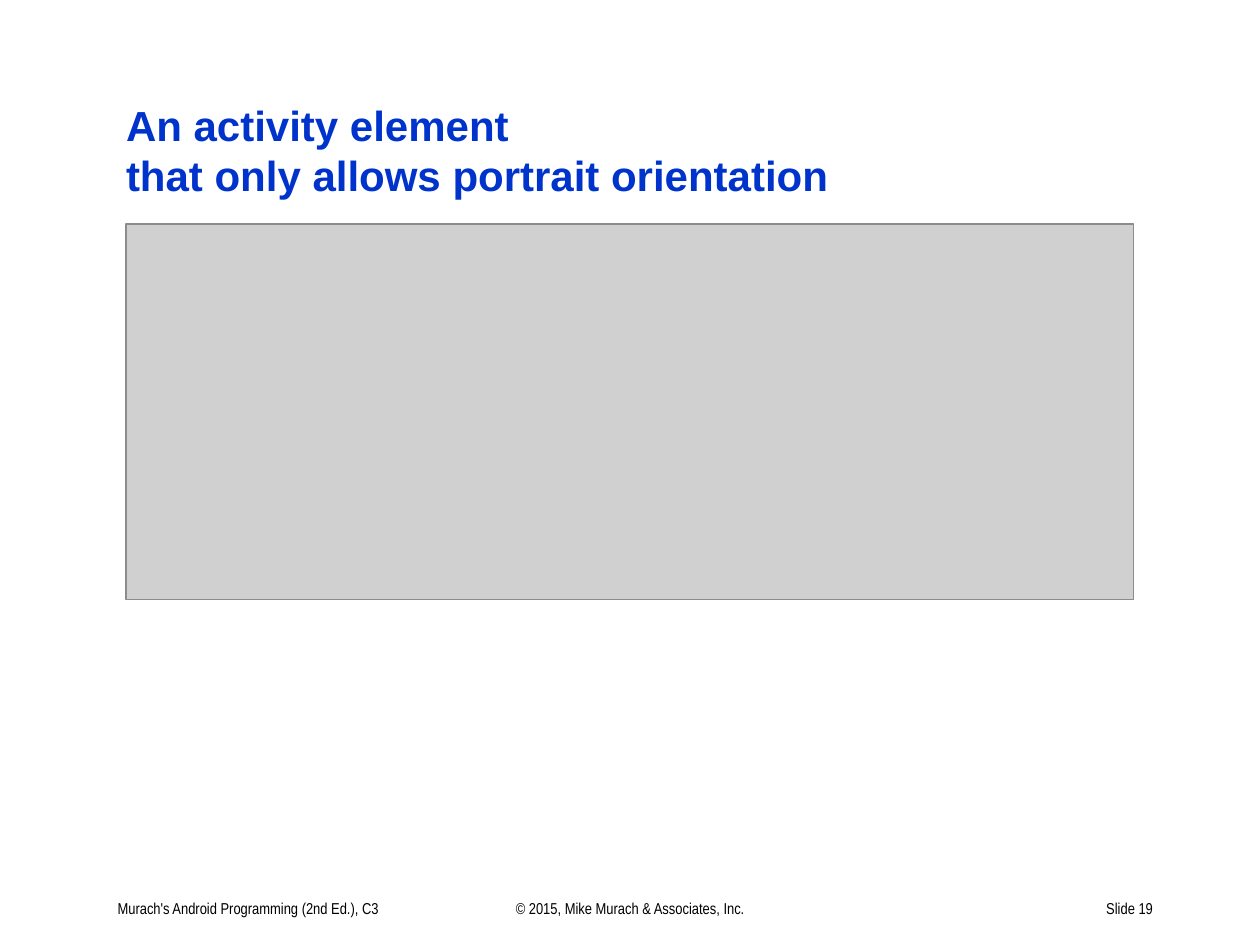
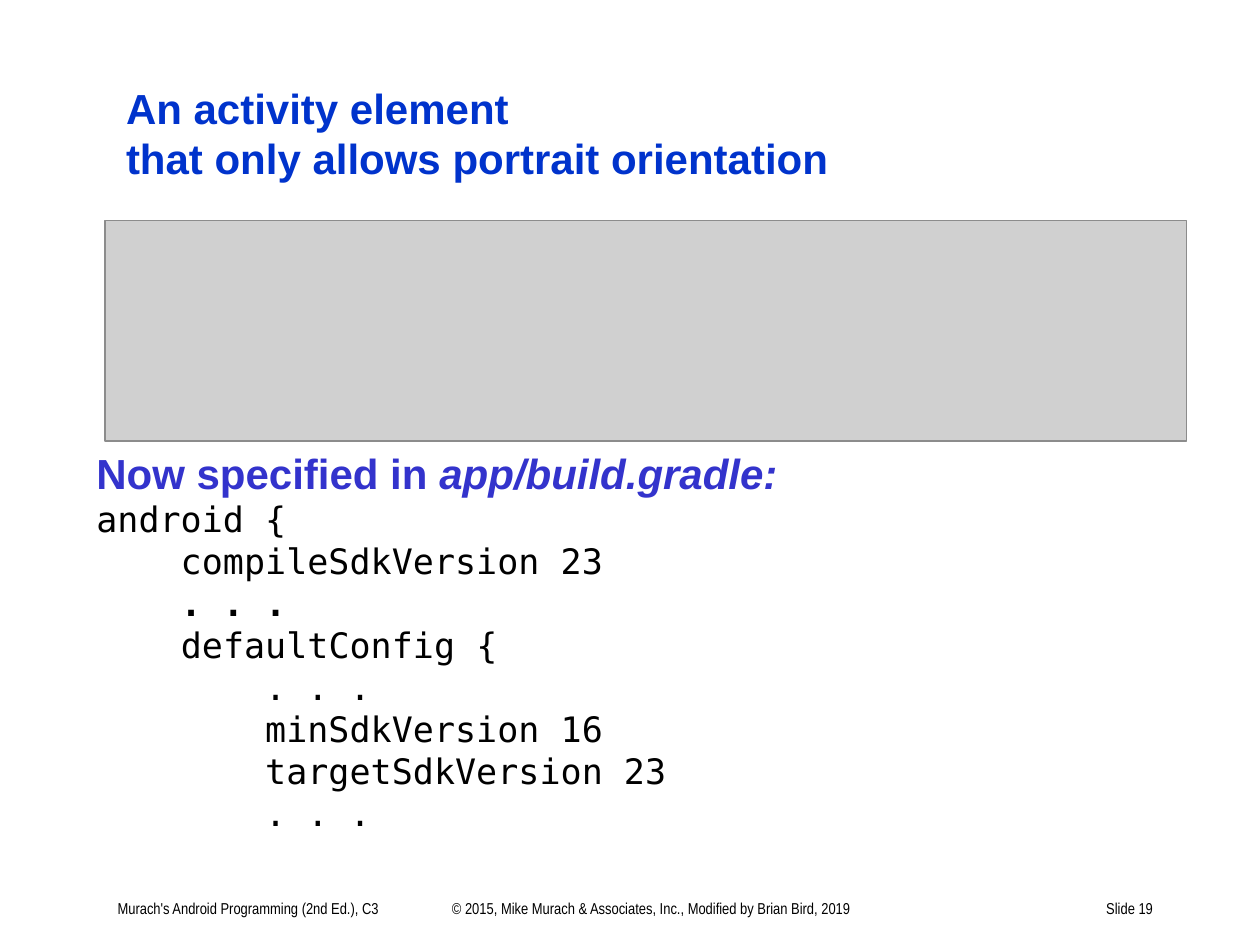
Before and after one commit to ProfBird/AndroidAppDev1-CourseMaterials, a slide deck: slide 19 of docs/Slides/1-Intro-4-FirstAppCode+More.pptx. Drawn at 1260x945 pixels with LibreOffice and Linux fonts; fonts in the diff are those of the drawing; grey boxes stand for pictures. Boxes give left, top, right and bottom in pixels: in the first picture for what was removed or moved away, otherwise in the second. Text is boxed around its words. In the diff, an @@ line names an element or a change of style, - is before the commit and + after.

Commit message:
Changed min/target api slide

```diff
--- a/docs/Slides/1-Intro-4-FirstAppCode+More.pptx
+++ b/docs/Slides/1-Intro-4-FirstAppCode+More.pptx
@@ title "An activity element that only ...": place and size @@
-title "An activity element that only ..." at [126,110,828,200]
+title "An activity element that only ..." at [126,93,828,182]
@@ picture: place and size @@
-picture at [126,224,1134,600]
+picture at [105,220,1186,441]
@@ text added at [96,458,777,792], 20 pt, text #000000 @@
+Now specified in app/build.gradle:
+android {
+compileSdkVersion 23
+. . .
+defaultConfig {
+. . .
+minSdkVersion 16
+targetSdkVersion 23
+. . .
@@ text at [465,902,850,918]: text changed @@
-© 2015, Mike Murach & Associates, Inc.
+© 2015, Mike Murach & Associates, Inc., Modified by Brian Bird, 2019
```
Also in this commit, not shown: 3 other slides changed, 1 other file.
